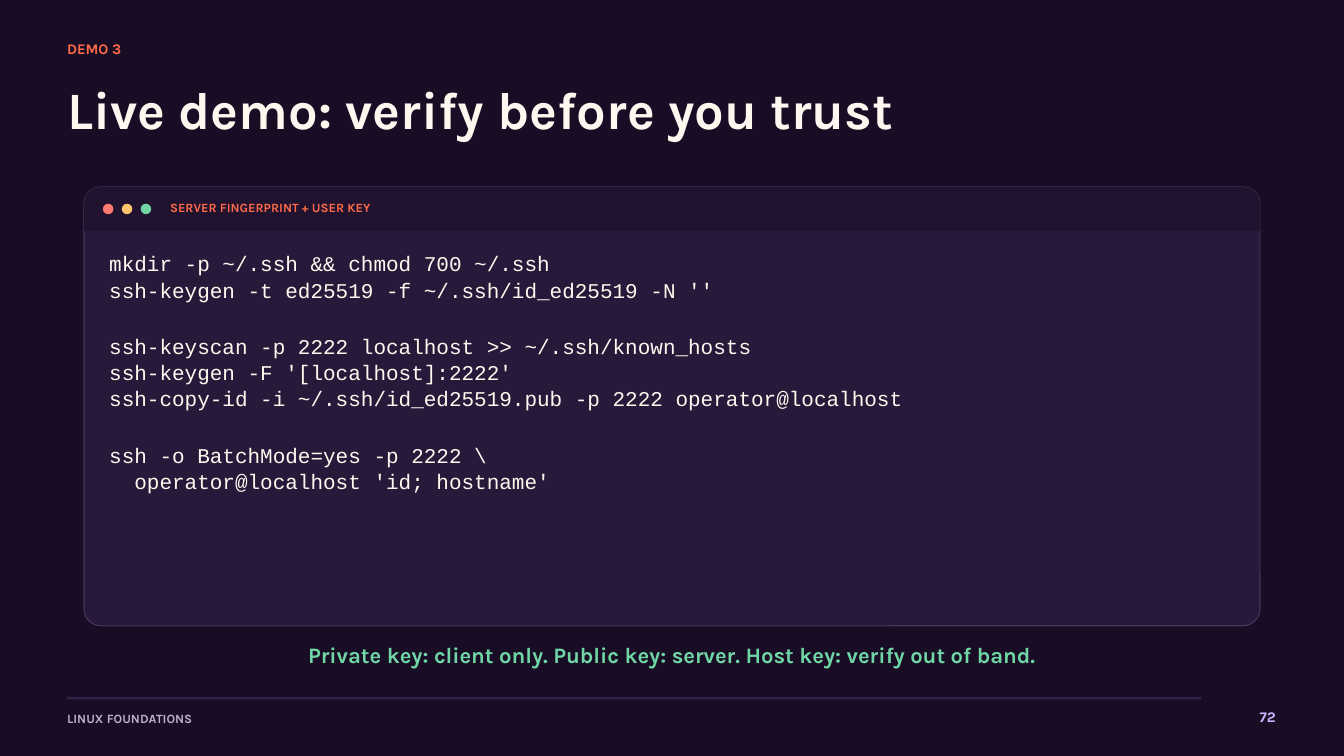
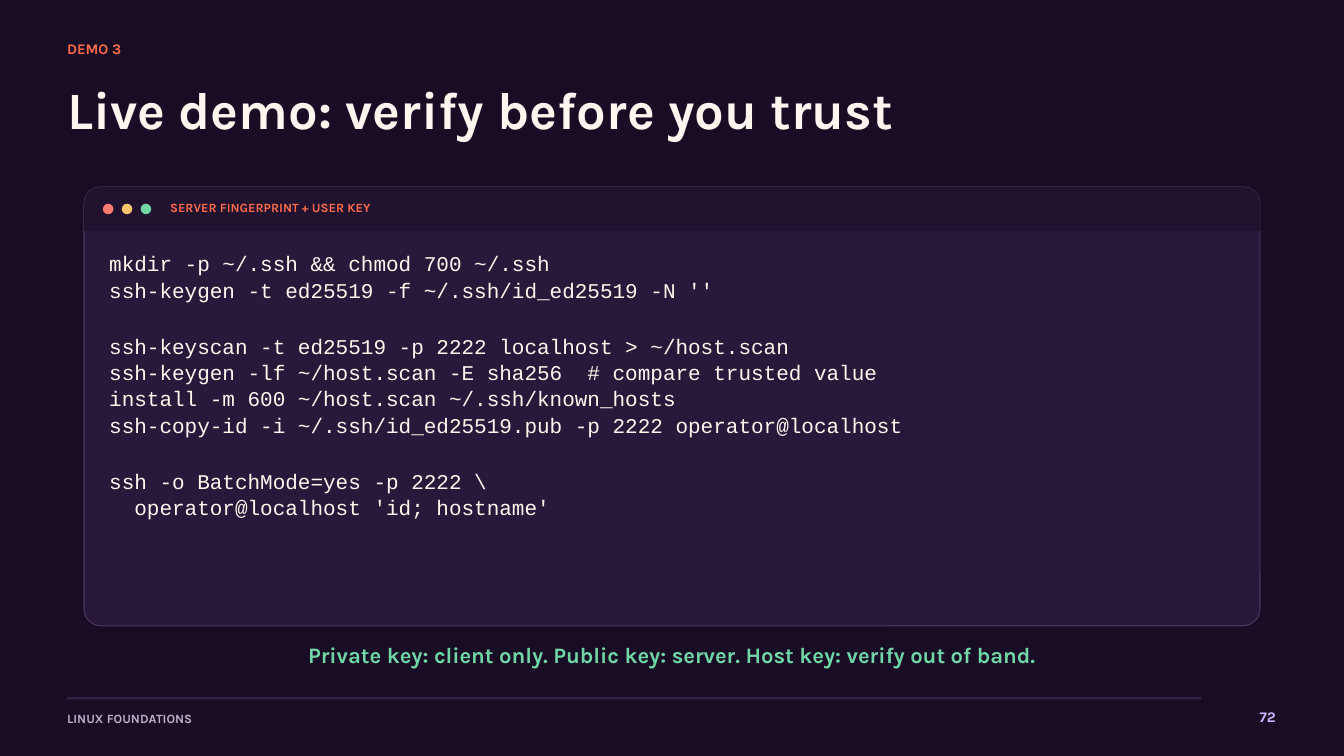
Before and after one commit to wolfmanfx/linux-course-travel-portal, a slide deck: slide 72 of downloads/linux-foundations-browser-lab-workshop.pptx. Drawn at 1344x756 pixels with LibreOffice and Linux fonts; fonts in the diff are those of the drawing. Boxes give left, top, right and bottom in pixels: in the first picture for what was removed or moved away, otherwise in the second. Text is boxed around its words. In the diff, an @@ line names an element or a change of style, - is before the commit and + after.

```diff
--- a/downloads/linux-foundations-browser-lab-workshop.pptx
+++ b/downloads/linux-foundations-browser-lab-workshop.pptx
@@ text at bbox=[109, 339, 877, 409]: text changed @@
-ssh-keyscan -p 2222 localhost >> ~/.ssh/known_hosts
-ssh-keygen -F '[localhost]:2222'
+ssh-keyscan -t ed25519 -p 2222 localhost > ~/host.scan
+ssh-keygen -lf ~/host.scan -E sha256 # compare trusted value
+install -m 600 ~/host.scan ~/.ssh/known_hosts
```
Also in this commit, not shown: 5 other slides changed, 9 other files.
